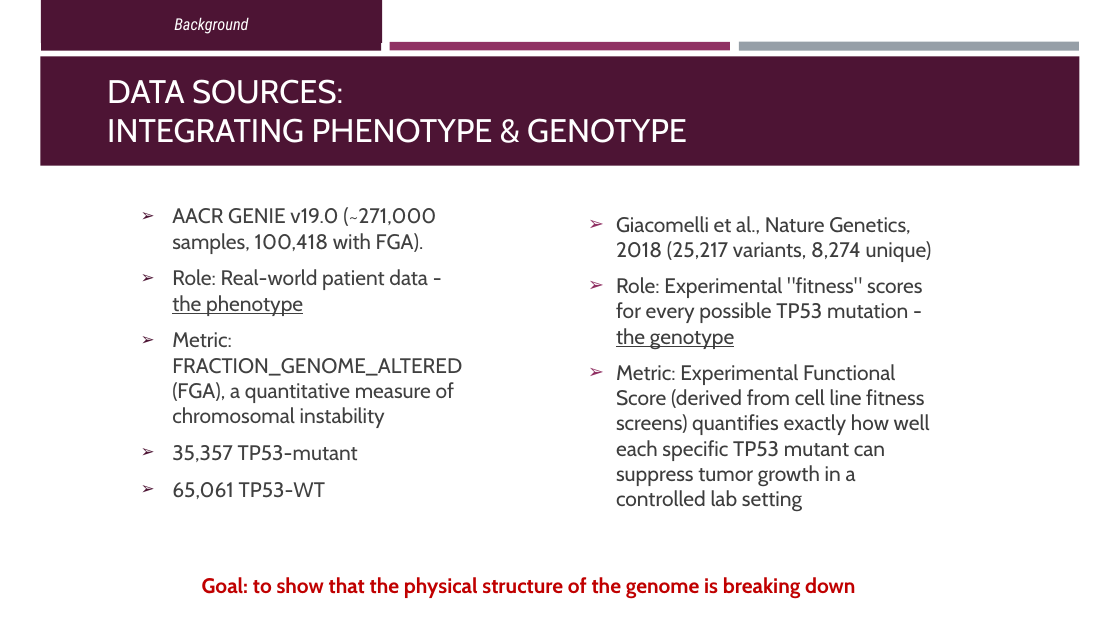
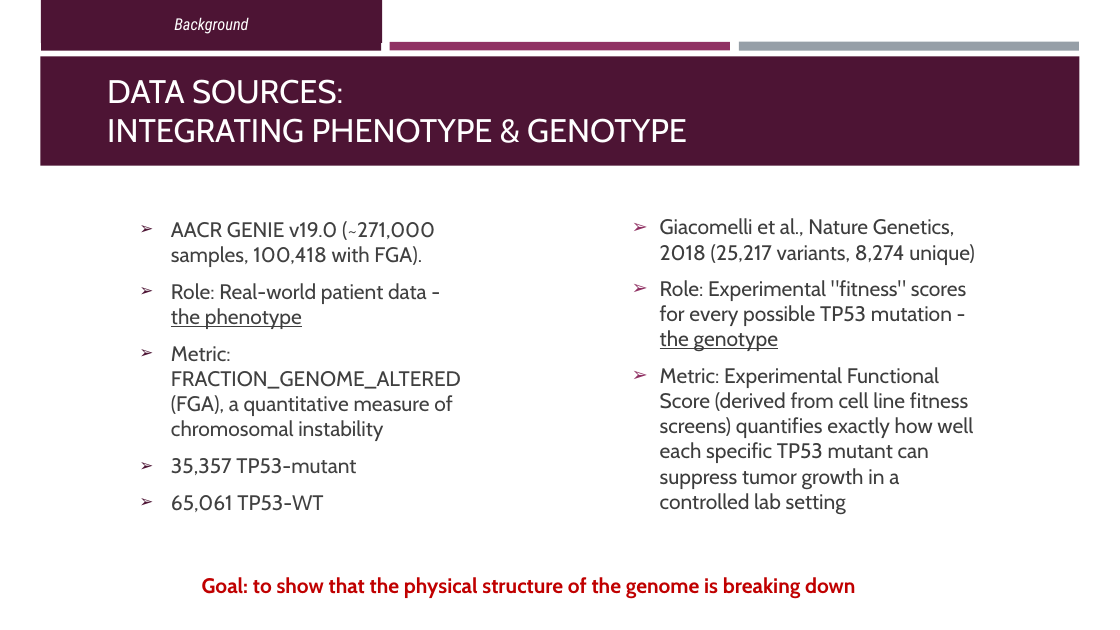
Before and after one commit to OrnitB/cancer_bioinformatics, a slide deck: slide 9 of project/project_background/Final Project Presentation - Ornit - Cancer Bioinfo March 2026.pptx. Drawn at 1120x630 pixels with LibreOffice and Linux fonts; fonts in the diff are those of the drawing. Boxes give left, top, right and bottom in pixels: in the first picture for what was removed or moved away, otherwise in the second. Text is boxed around its words. In the diff, an @@ line names an element or a change of style, - is before the commit and + after.

```diff
--- a/project/project_background/Final Project Presentation - Ornit - Cancer Bioinfo March 2026.pptx
+++ b/project/project_background/Final Project Presentation - Ornit - Cancer Bioinfo March 2026.pptx
@@ text "Giacomelli et al., Nature Genetics, ...": place and size @@
-text "Giacomelli et al., Nature Genetics, ..." at [616, 216, 932, 511]
+text "Giacomelli et al., Nature Genetics, ..." at [660, 218, 975, 515]
@@ text "AACR GENIE v19.0 (~271,000 samples, ...": place and size @@
-text "AACR GENIE v19.0 (~271,000 samples, ..." at [172, 207, 462, 499]
+text "AACR GENIE v19.0 (~271,000 samples, ..." at [171, 221, 461, 512]
```
Also in this commit, not shown: 5 other files.
